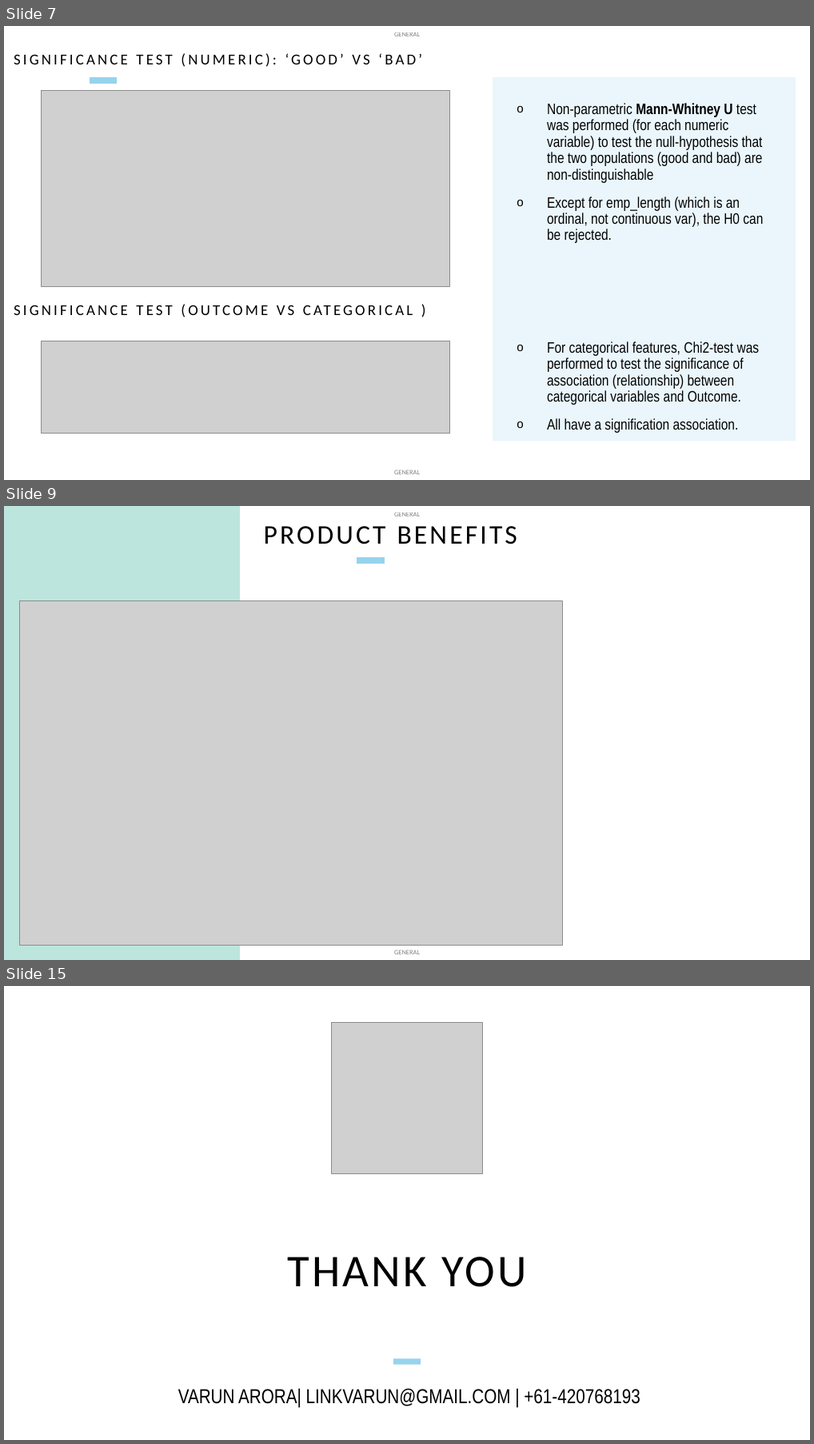
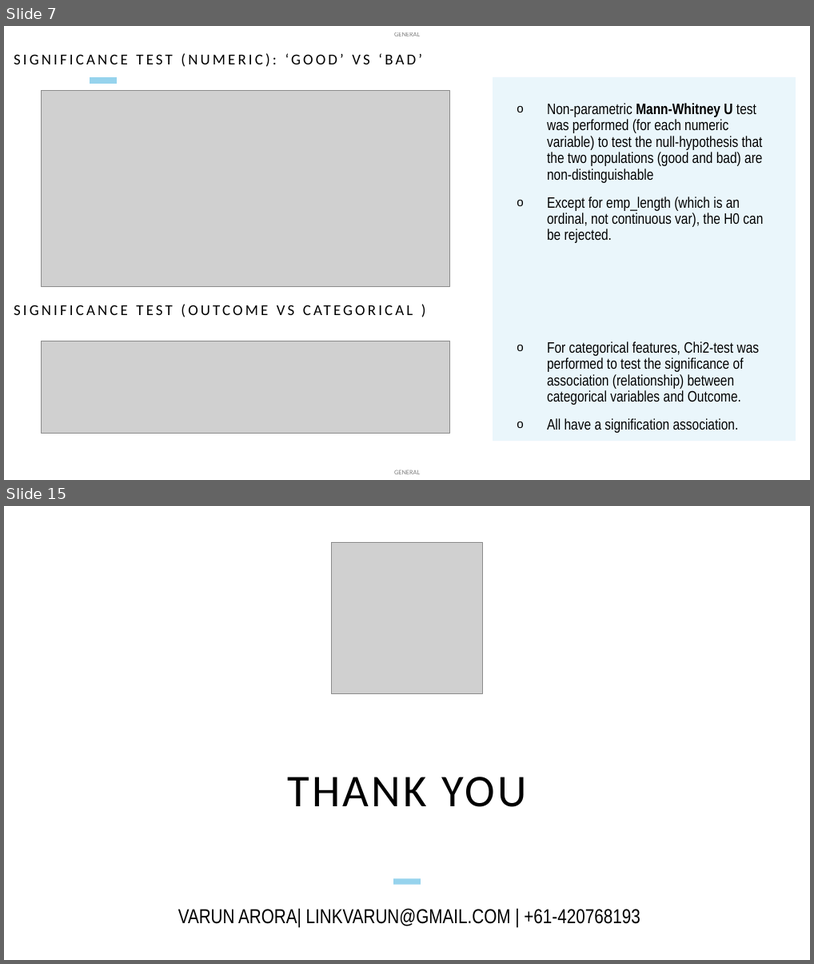
Before and after one commit to linkvarun/credit, a slide deck: Lending club credit risk predictor.pptx. Shown one above the other, each under a label of ours: slides 7, 9 and 15 before the commit, slides 7 and 15 after it; the slides between them are not shown. The pictures are 814x1444 and 814x964 pixels, drawn with LibreOffice and Linux fonts; fonts in the diff are those of the drawing; grey boxes stand for pictures. Boxes give left, top, right and bottom in pixels: in the first picture for what was removed or moved away, otherwise in the second. Text is boxed around its words. In the diff, an @@ line names an element or a change of style, - is before the commit and + after.

```diff
--- a/Lending club credit risk predictor.pptx
+++ b/Lending club credit risk predictor.pptx
@@ slide 9 removed at (4, 506, 810, 960), background #FFFFFF; not listed: 2 template elements that a slide beside it also shows @@
@@ rectangle removed at (4, 506, 240, 960) @@
@@ title removed at (264, 526, 518, 544) @@
-PRODUCT BENEFITS
@@ line removed from (358, 560) to (385, 560) @@
@@ picture removed at (19, 600, 563, 945) @@
```
Also in this commit, not shown: 3 slides changed, 5 slides added, 4 other slides removed.
